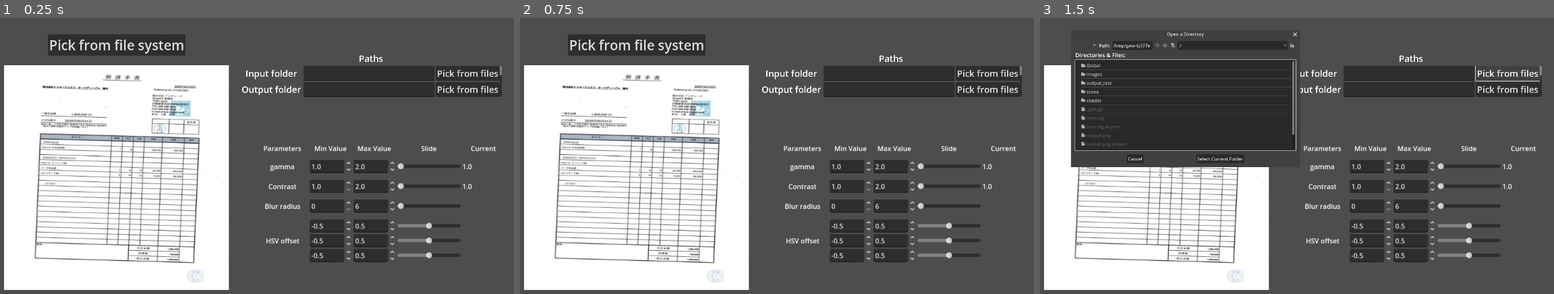
Above: before the commit, frames 1-3 (left to right).
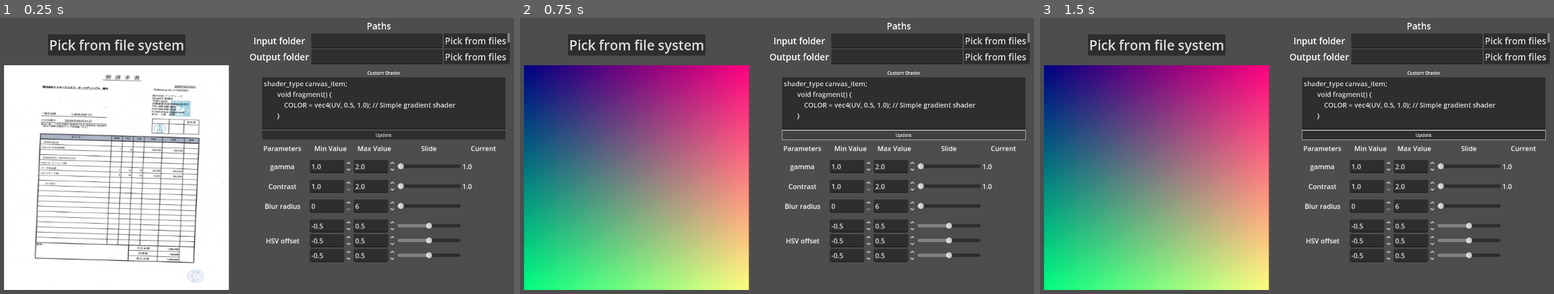
Above: after the commit, the same moments.

Repository: curiosity29/augmentshader
Game: Godot game, scene res://scene/main_scene.tscn
Same seed, same stepped clock (60 frames per second), same inputs: the game is played once before the commit and once after it.
Inputs (mouse positions are in pixels of both pictures, inside the frame that each line leads up to):
- Up to frame 1 (0.25 s): no input
- Up to frame 2 (0.75 s): click (905, 133) at 0.5 s, where only the run after the commit has a clickable "Update"
- Up to frame 3 (1.5 s): click "Pick from files" at 1.25 s

The runs differ from the first frame. In frame 1, 14% of the frame differs, in the area x 47-100%, y 1-45%; in frame 2, 48%; in frame 3, 53%, in the area x 0-100%, y 1-99%.

Commit message:
CodeEdit for custom shader component, bug fix old stuff

Diff:
--- /dev/null
+++ b/scene/custom_shader_component.gd
@@ -0,0 +1,29 @@
+class_name CustomShaderContainer
+extends Control
+
+signal shader_updated
+
+@onready var shader_code_edit: CodeEdit = %ShaderCodeEdit
+var custom_shader_material: ShaderMaterial
+var custom_shader: Shader
+func update_custom_shader() -> void:
+	## remove old material
+	#if custom_shader_material: custom_shader_material.free()
+	if not custom_shader_material:
+		custom_shader_material = ShaderMaterial.new()
+	if not custom_shader:
+		custom_shader = Shader.new()
+
+	var shader_code: String = shader_code_edit.text
+	custom_shader.code = shader_code
+	#var shader_material = ShaderMaterial.new()
+	custom_shader_material.shader = custom_shader
+
+	#new_shader.free()
+	shader_updated.emit()
+
+
+
+func _on_shader_update_button_pressed() -> void:
+	update_custom_shader()
+	pass
--- /dev/null
+++ b/scene/custom_shader_component.tscn
@@ -0,0 +1,36 @@
+[gd_scene load_steps=2 format=3 uid="uid://bets28ji673vm"]
+
+[ext_resource type="Script" uid="uid://bfhks0lwhlexi" path="res://scene/custom_shader_component.gd" id="1_jhl1t"]
+
+[node name="CustomShaderComponent" type="Control"]
+layout_mode = 3
+anchors_preset = 0
+offset_right = 866.0
+offset_bottom = 250.0
+script = ExtResource("1_jhl1t")
+
+[node name="CustomShaderContainer" type="VBoxContainer" parent="."]
+offset_right = 866.0
+offset_bottom = 248.0
+
+[node name="Label" type="Label" parent="CustomShaderContainer"]
+layout_mode = 2
+text = "Custom Shader"
+horizontal_alignment = 1
+vertical_alignment = 1
+
+[node name="ShaderCodeEdit" type="CodeEdit" parent="CustomShaderContainer"]
+unique_name_in_owner = true
+layout_mode = 2
+size_flags_vertical = 3
+theme_override_font_sizes/font_size = 24
+text = "shader_type canvas_item;
+        void fragment() {
+            COLOR = vec4(UV, 0.5, 1.0); // Simple gradient shader
+        }"
+
+[node name="ShaderUpdateButton" type="Button" parent="CustomShaderContainer"]
+layout_mode = 2
+text = "Update"
+
+[connection signal="pressed" from="CustomShaderContainer/ShaderUpdateButton" to="." method="_on_shader_update_button_pressed"]
--- a/scene/main_scene.gd
+++ b/scene/main_scene.gd
@@ -12,11 +12,19 @@
 
 @onready var shader_setting: ShaderSetting = %ShaderSetting
 @onready var paths_scroll_container: PathArgsContainer = %PathsScrollContainer
+@onready var custom_shader_container: VBoxContainer = %CustomShaderContainer
+@onready var custom_shader_component: CustomShaderContainer = %CustomShaderComponent
+
 # Called when the node enters the scene tree for the first time.
 func _ready() -> void:
 	#open_folder_picker()
 	shader_setting.current_parameter_changed.connect(on_shader_parameter_changed)
 	on_shader_parameter_changed()
+	custom_shader_component.shader_updated.connect(update_custom_shader)
+	#visual_texture_rect.material = custom_shader_material
+
+func update_custom_shader():
+	visual_texture_rect.material = custom_shader_component.custom_shader_material
 
 #region UI
 func open_folder_picker(callback: Callable = func(): pass):
@@ -240,3 +248,8 @@
 
 
 #endregion
+
+
+#region custom shader
+
+#endregion
--- a/scene/main_scene.tscn
+++ b/scene/main_scene.tscn
@@ -6,6 +6,7 @@
 [ext_resource type="Texture2D" uid="uid://ds2cs16nqp5h7" path="res://output.png" id="4_hrphr"]
 [ext_resource type="Material" uid="uid://3peta0sgvg14" path="res://shader/material/augment.tres" id="5_86xya"]
 [ext_resource type="PackedScene" uid="uid://7hfbjo4mjhpd" path="res://scene/shader_args.tscn" id="6_cj0ow"]
+[ext_resource type="PackedScene" uid="uid://bets28ji673vm" path="res://scene/custom_shader_component.tscn" id="7_qvu5t"]
 
 [node name="MainScene" type="Node2D"]
 script = ExtResource("1_jsie2")
@@ -26,10 +27,10 @@
 
 [node name="PathsScrollContainer" parent="PathArgs" instance=ExtResource("2_jsie2")]
 unique_name_in_owner = true
-offset_left = 930.0
-offset_top = 155.0
-offset_right = 1860.0
-offset_bottom = 315.0
+offset_left = 958.0
+offset_top = 39.0
+offset_right = 1888.0
+offset_bottom = 199.0
 
 [node name="ResultView" type="Node2D" parent="."]
 
@@ -96,4 +97,13 @@
 theme_override_font_sizes/normal_font_size = 16
 bbcode_enabled = true
 
+[node name="Node2D" type="Node2D" parent="."]
+
+[node name="CustomShaderComponent" parent="Node2D" instance=ExtResource("7_qvu5t")]
+unique_name_in_owner = true
+offset_left = 1007.0
+offset_top = 217.0
+offset_right = 1873.0
+offset_bottom = 467.0
+
 [connection signal="pressed" from="ResultView/ImagePickerButton" to="." method="_on_image_picker_button_pressed"]
--- a/scene/test.gd
+++ b/scene/test.gd
@@ -19,16 +19,21 @@
 #var input_folder = "user://input/test1/"
 #var input_folder = "C:/Users/admin/AppData/Roaming/Godot/app_userdata/augmentShader/input/test1"
 var input_folders: Array[String] = [
-	#"C:/Users/admin/Projects/table_rotation/datasets/augmented_Mar5/generated_v3/egs_and_no_table_2025_03_05/train/",
-	#"C:/Users/admin/Projects/table_rotation/datasets/augmented_Mar5/generated_v3/egs_and_no_table_2025_03_05/val/",
+	"C:/Users/admin/Projects/table_rotation/datasets/reviewing_2025_02_26/egs_custom_2025_03_07/train",
+	"C:/Users/admin/Projects/table_rotation/datasets/reviewing_2025_02_26/egs_custom_2025_03_07/val",
 	#"C:/Users/admin/Projects/table_rotation/datasets/augmented_Mar5/generated_v3/egs_and_no_table_2025_03_05/test3/",
-	"C:/Users/admin/Projects/table_rotation/datasets/augmented_Mar5/generated_v3/egs_and_no_table_2025_03_05/test3/",
+	#"C:/Users/admin/Projects/table_rotation/datasets/augmented_Mar5/generated_v3/egs_and_no_table_2025_03_05/test3/",
+	#"C:/Users/admin/Projects/table_rotation/datasets/reviewing_2025_02_26/no_table_splited_combined/train",
+	#"C:/Users/admin/Projects/table_rotation/datasets/reviewing_2025_02_26/no_table_splited_combined/val",
+	#"C:/Users/admin/Projects/table_rotation/datasets/reviewing_2025_02_26/no_table_splited_combined/test"
 ]
 var output_folders: Array[String] = [
-	#"C:/Users/admin/Projects/table_rotation/datasets/augmented_Mar5/generated_v3/egs_and_no_table_2025_03_05_shadered/train/",
-	#"C:/Users/admin/Projects/table_rotation/datasets/augmented_Mar5/generated_v3/egs_and_no_table_2025_03_05_shadered/val/",
-	#"C:/Users/admin/Projects/table_rotation/datasets/augmented_Mar5/generated_v3/egs_and_no_table_2025_03_05_shadered/test3/",
-	"C:/Users/admin/Projects/table_rotation/datasets/augmented_Mar5/generated_v3/egs_and_no_table_2025_03_05_testing/test3/",
+	"C:/Users/admin/Projects/table_rotation/datasets/reviewing_2025_02_26/egs_custom_2025_03_07_shadered/train",
+	"C:/Users/admin/Projects/table_rotation/datasets/reviewing_2025_02_26/egs_custom_2025_03_07_shadered/val",	#"C:/Users/admin/Projects/table_rotation/datasets/augmented_Mar5/generated_v3/egs_and_no_table_2025_03_05_shadered/test3/",
+	#"C:/Users/admin/Projects/table_rotation/datasets/augmented_Mar5/generated_v3/egs_and_no_table_2025_03_05_testing/test3/",
+	#"C:/Users/admin/Projects/table_rotation/datasets/reviewing_2025_02_26/no_table_splited_combined_shadered/train",
+	#"C:/Users/admin/Projects/table_rotation/datasets/reviewing_2025_02_26/no_table_splited_combined_shadered/val",
+	#"C:/Users/admin/Projects/table_rotation/datasets/reviewing_2025_02_26/no_table_splited_combined_shadered/test"
 ]
 
 var input_output_folders_map = {
@@ -82,10 +87,14 @@
 	for index in range(len(input_folders)):
 		var input_folder_path: String = input_folders[index]
 		var output_folder_path: String = output_folders[index]
+		if not input_folder_path.ends_with("/"):
+			input_folder_path += "/"
+		if not output_folder_path.ends_with("/"):
+			output_folder_path += "/"
 		print("running for ", input_folder_path)
 		augment_folder(input_folder_path, output_folder_path)
 		await done_augment_folder
-
+	get_tree().quit()
 func update_viewport_size():
 	#var texture_size: Vector2 = sprite_2d.get_rect().size
 	#get_viewport().size = texture_size
@@ -100,6 +109,7 @@
 func get_external_texture(path: String) -> Texture:
 	var img = Image.new()
 	var error = img.load(path)
+	#print(path)
 	#print("error: ", error)
 	var texture = ImageTexture.create_from_image(img)
 	#Image.create_from_image(img)
@@ -134,7 +144,6 @@
 		progress_label.text = progress_label_format % [output_folder_path, image_index, total_files]
 		image_index += 1
 		#print(sub_viewport.size)
-		break
 	progress_label.text = progress_label_format % [output_folder_path, image_index, total_files]
 	done_augment_folder.emit()
 signal done_augment
@@ -153,11 +162,12 @@
 
 		var file_path: String = "%s%d_%s" % [output_folder_path, index, image_name]
 		#print(file_path)
-		await capture_image(file_path)
+		#await
+		capture_image(file_path)
 	done_augment.emit()
 
 func capture_image(output_path: String):
-	await RenderingServer.frame_post_draw
+	#await RenderingServer.frame_post_draw
 	#var texture: Texture = get_viewport().get_texture()
 	#var texture: Texture = sub_viewport.get_texture()
 	#var image: Image = texture.get_image()
--- a/shader/material/augmentUI.tres
+++ b/shader/material/augmentUI.tres
@@ -4,3 +4,8 @@
 
 [resource]
 shader = ExtResource("1_d6bya")
+shader_parameter/blur_radius = 0
+shader_parameter/middle_mult = 5.0
+shader_parameter/gamma = 1.0
+shader_parameter/hsv_offset = Vector3(0, 0, 0)
+shader_parameter/contrast = 1.0
Not shown, added: scene/custom_shader_component.gd.uid
Not shown: 1 places in scene/main_scene.tscn that only renumber resources
Not shown: 1 places in scene/paths_scroll_container.tscn that only renumber resources
